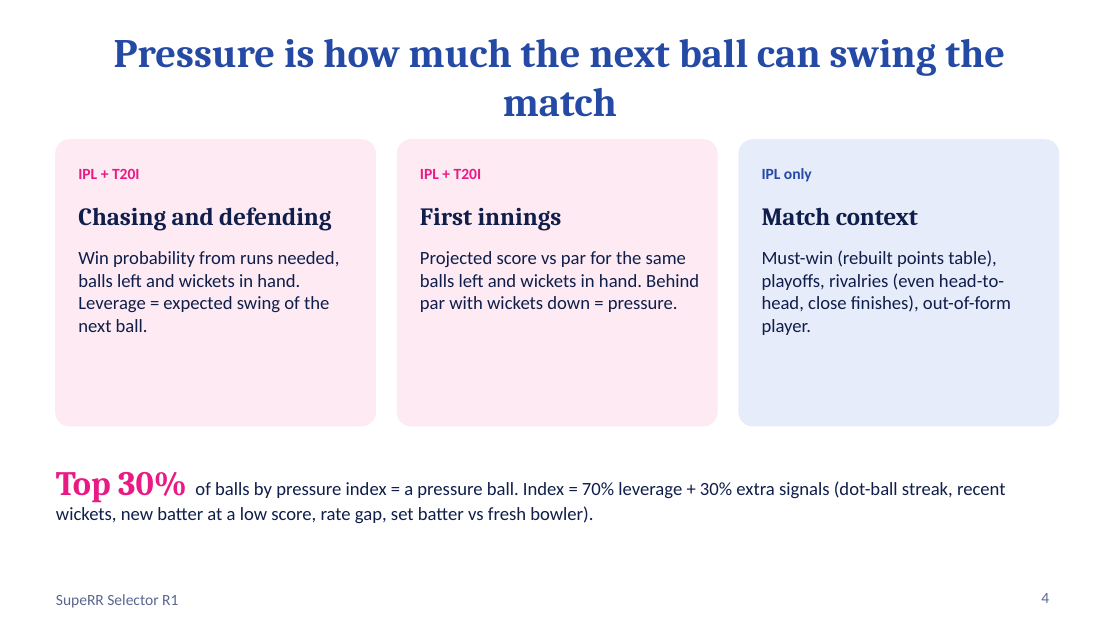
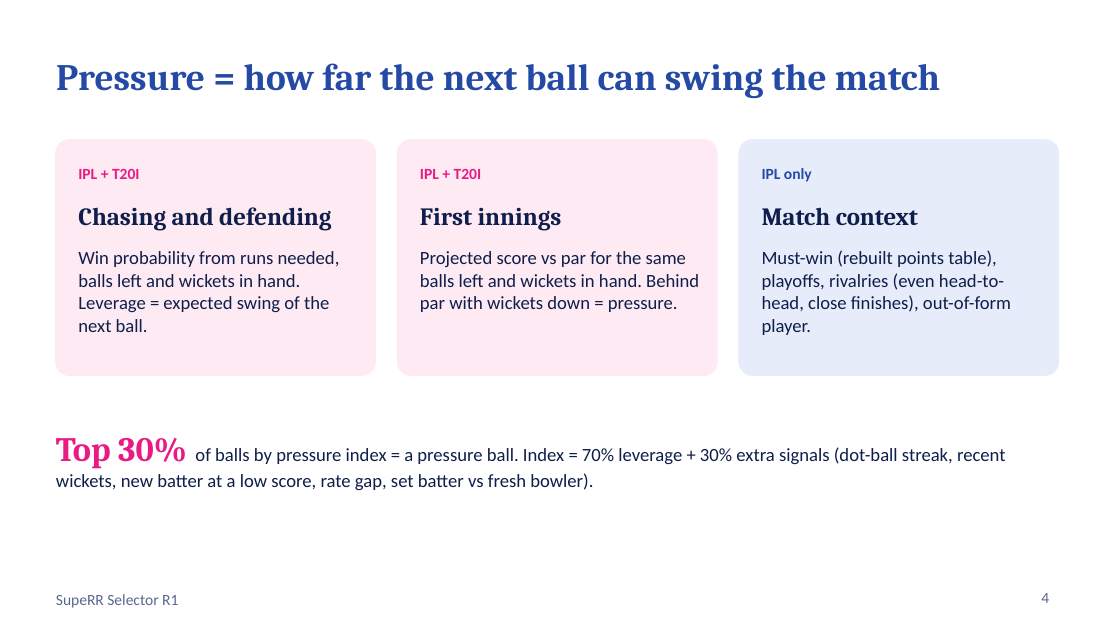
Before and after one commit to GuninderSinghBhatia/superr-selector, a slide deck: slide 4 of reports/SupeRR_Selector_R1.pptx. Drawn at 1120x630 pixels with LibreOffice and Linux fonts; fonts in the diff are those of the drawing. Boxes give left, top, right and bottom in pixels: in the first picture for what was removed or moved away, otherwise in the second. Text is boxed around its words. In the diff, an @@ line names an element or a change of style, - is before the commit and + after.

```diff
--- a/reports/SupeRR_Selector_R1.pptx
+++ b/reports/SupeRR_Selector_R1.pptx
@@ title at [56,63,940,98]: text changed; size 26 to 24 pt @@
-Pressure is how much the next ball can swing the match
+Pressure = how far the next ball can swing the match
@@ rounded rectangle: place and size @@
-rounded rectangle at [56,140,375,426]
+rounded rectangle at [56,140,375,375]
@@ rounded rectangle: place and size @@
-rounded rectangle at [398,140,717,426]
+rounded rectangle at [398,140,717,375]
@@ proportions changed in 3 elements at [56,140,375,375], [398,140,717,375], [739,140,1058,375] @@
@@ rounded rectangle: place and size @@
-rounded rectangle at [739,140,1058,426]
+rounded rectangle at [739,140,1058,375]
@@ text "Top 30% of balls by ...": place and size @@
-text "Top 30% of balls by ..." at [56,472,1005,523]
+text "Top 30% of balls by ..." at [56,438,1005,490]
```
Also in this commit, not shown: 11 other slides changed, 2 other files.
